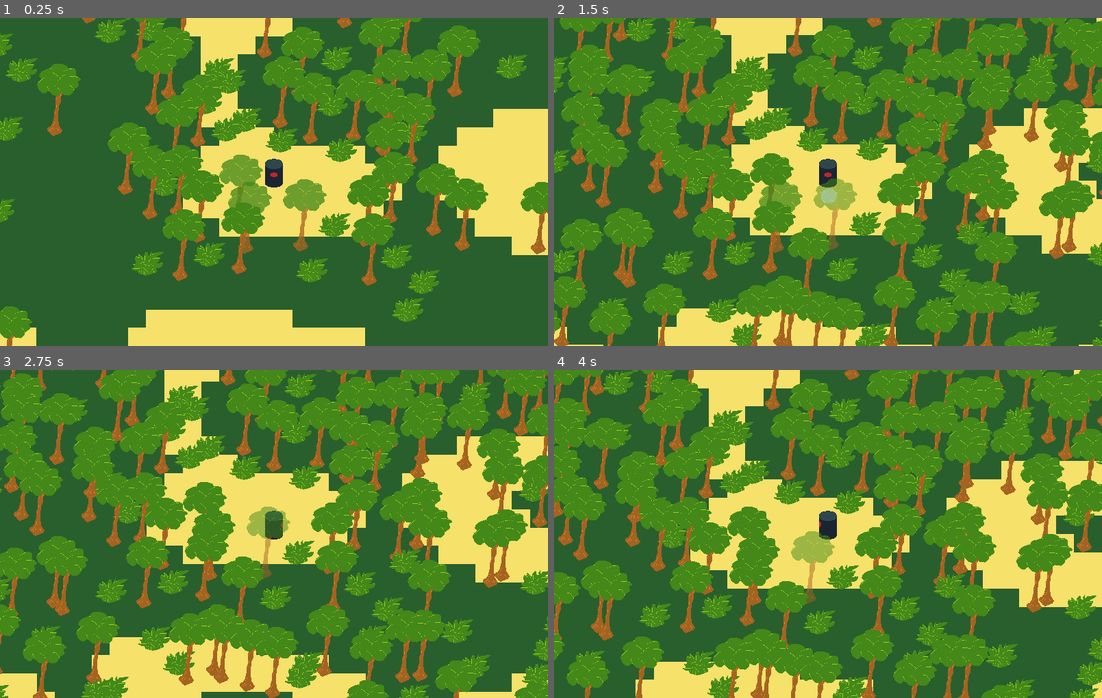
Above: before the commit, frames 1-4 (two rows, left to right).
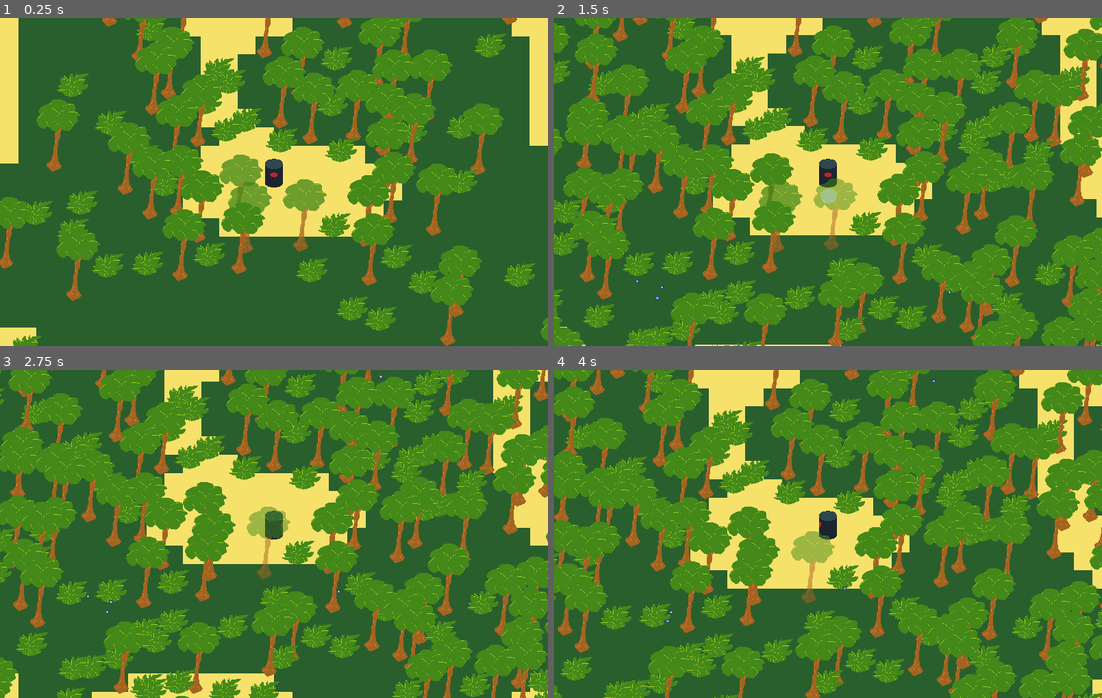
Above: after the commit, the same moments.

Repository: gamkedo-la/Jungle-Adventure
Game: Godot game, scene res://World.tscn
Same seed, same stepped clock (60 frames per second), same inputs: the game is played once before the commit and once after it. The engine's default icon, where the game draws it, is replaced by a stand-in: a white triangle on a blue panel in a dark square.
Inputs:
- Up to frame 1 (0.25 s): no input
- Up to frame 2 (1.5 s): hold Right (ui_right) 0.53-1.28 s; tap C (action) at 0.6, 1.35 s; hold Down (ui_down) from 1.28 s (still down)
- Up to frame 3 (2.75 s): release Down (ui_down) at 2.03 s; hold Right (ui_right) from 2.03 s (still down); tap C (action) at 2.1 s
- Up to frame 4 (4 s): release Right (ui_right) at 2.78 s; hold Up (ui_up) 2.78-3.53 s; tap C (action) at 2.85, 3.6 s; hold Left (ui_left) from 3.53 s (still down)

The runs differ from the first frame. In frame 1, 22% of the frame differs, in the area x 0-100%, y 0-100%; in frame 2, 35%; in frame 3, 39%; in frame 4, 36%.

Commit message:
First pass Boid-based animal AI, hook animal spawning/deletion into room generation.

Diff:
--- a/Room.gd
+++ b/Room.gd
@@ -6,11 +6,16 @@
 
 const DIRECTION = [Vector2.LEFT, Vector2.UP, Vector2.RIGHT, Vector2.DOWN]
 const TREE_FREQUENCY = 50
+const MAX_ANIMALS := 5
+const ANIMAL_SPAWN_CHANCE := 0.5
+const ANIMAL_SPAWN_RADIUS := 25.0
 const CELL_SIZE = 64
 const ROOM_WIDTH = 18
 const ROOM_HEIGHT = 12
 const ROOM_WIDTH_PX = ROOM_WIDTH*CELL_SIZE
 const ROOM_HEIGHT_PX = ROOM_HEIGHT*CELL_SIZE
+
+const AnimalScene: PackedScene = preload("res://Wildlife/Animal.tscn")
 
 export var permanent = false;
 export var available_nodes = {
@@ -23,6 +28,7 @@
 
 var room_position = Vector2.ZERO
 var _members = {}
+var _animal_members = []
 
 onready var tileMap = $TileMap
 onready var forMemberBranch = $ForMemberBranch
@@ -41,6 +47,16 @@
 			yield(get_tree(), "physics_frame")
 
 
+	var animal_spawn_area = Vector2(rng.randi_range(0, ROOM_WIDTH), rng.randi_range(0, ROOM_HEIGHT))
+	for i in range(0, MAX_ANIMALS):
+		if randf() > ANIMAL_SPAWN_CHANCE:
+			var animal = AnimalScene.instance()
+			_animal_members.append(animal)
+			var random_offset = Vector2.RIGHT.rotated(deg2rad(randf() * 360.0)).normalized() * (randf() * ANIMAL_SPAWN_RADIUS)
+			animal.position = position + animal_spawn_area + random_offset
+			branch_for_members.call_deferred("add_child", animal)
+
+
 func find_this_room(branch_for_members):
 	for new_member in forMemberBranch.get_children():
 		forMemberBranch.remove_child(new_member)
@@ -57,6 +73,11 @@
 		_members[i].queue_free()
 		yield(get_tree(), "physics_frame")
 	_members.clear()
+
+	for animal in _animal_members:
+		animal.room_removed()
+	_animal_members.clear()
+
 	queue_free()
 
 
--- /dev/null
+++ b/TestScenes/FishTankTest.tscn
@@ -0,0 +1,464 @@
+[gd_scene load_steps=3 format=2]
+
+[ext_resource path="res://Wildlife/Animal.tscn" type="PackedScene" id=1]
+
+[sub_resource type="RectangleShape2D" id=1]
+extents = Vector2( 50, 10 )
+
+[node name="FishTank" type="Node2D"]
+
+[node name="Animal" parent="." instance=ExtResource( 1 )]
+position = Vector2( 256.289, 177.534 )
+
+[node name="Animal2" parent="." instance=ExtResource( 1 )]
+position = Vector2( 491.744, 141.757 )
+
+[node name="Animal3" parent="." instance=ExtResource( 1 )]
+position = Vector2( 378.289, 207.534 )
+
+[node name="Animal4" parent="." instance=ExtResource( 1 )]
+position = Vector2( 690.588, 347.638 )
+
+[node name="Animal9" parent="." instance=ExtResource( 1 )]
+position = Vector2( 724.98, 217.851 )
+
+[node name="Animal10" parent="." instance=ExtResource( 1 )]
+position = Vector2( 960.435, 182.075 )
+
+[node name="Animal11" parent="." instance=ExtResource( 1 )]
+position = Vector2( 846.98, 247.851 )
+
+[node name="Animal12" parent="." instance=ExtResource( 1 )]
+position = Vector2( 1159.28, 387.955 )
+
+[node name="Animal5" parent="." instance=ExtResource( 1 )]
+position = Vector2( 354.352, 539.134 )
+
+[node name="Animal6" parent="." instance=ExtResource( 1 )]
+position = Vector2( 374.289, 101.534 )
+
+[node name="Animal7" parent="." instance=ExtResource( 1 )]
+position = Vector2( 994.188, 443.351 )
+
+[node name="Animal13" parent="." instance=ExtResource( 1 )]
+position = Vector2( 588.471, 290.23 )
+
+[node name="Animal14" parent="." instance=ExtResource( 1 )]
+position = Vector2( 900.77, 430.334 )
+
+[node name="Animal15" parent="." instance=ExtResource( 1 )]
+position = Vector2( 95.8432, 581.512 )
+
+[node name="Animal16" parent="." instance=ExtResource( 1 )]
+position = Vector2( 115.78, 143.912 )
+
+[node name="Animal18" parent="." instance=ExtResource( 1 )]
+position = Vector2( 468.516, 665.19 )
+
+[node name="Animal19" parent="." instance=ExtResource( 1 )]
+position = Vector2( 488.453, 227.59 )
+
+[node name="Animal20" parent="." instance=ExtResource( 1 )]
+position = Vector2( 1108.35, 569.407 )
+
+[node name="Animal21" parent="." instance=ExtResource( 1 )]
+position = Vector2( 702.635, 416.286 )
+
+[node name="Animal22" parent="." instance=ExtResource( 1 )]
+position = Vector2( 1014.93, 556.39 )
+
+[node name="Animal23" parent="." instance=ExtResource( 1 )]
+position = Vector2( 210.007, 707.568 )
+
+[node name="Animal24" parent="." instance=ExtResource( 1 )]
+position = Vector2( 229.944, 269.968 )
+
+[node name="Animal17" parent="." instance=ExtResource( 1 )]
+position = Vector2( 735.679, 485.729 )
+
+[node name="Animal8" parent="." instance=ExtResource( 1 )]
+position = Vector2( 836.629, 599.294 )
+
+[node name="StaticBody2D11" type="StaticBody2D" parent="."]
+position = Vector2( 255.576, 750.341 )
+rotation = 1.57079
+
+[node name="CollisionShape2D4" type="CollisionShape2D" parent="StaticBody2D11"]
+rotation = 1.57079
+shape = SubResource( 1 )
+
+[node name="StaticBody2D55" type="StaticBody2D" parent="."]
+position = Vector2( 399.663, 307.485 )
+rotation = 1.57079
+
+[node name="CollisionShape2D4" type="CollisionShape2D" parent="StaticBody2D55"]
+rotation = 1.57079
+shape = SubResource( 1 )
+
+[node name="StaticBody2D56" type="StaticBody2D" parent="."]
+position = Vector2( 397.544, 364.696 )
+rotation = 1.57079
+
+[node name="CollisionShape2D4" type="CollisionShape2D" parent="StaticBody2D56"]
+rotation = 1.57079
+shape = SubResource( 1 )
+
+[node name="StaticBody2D57" type="StaticBody2D" parent="."]
+position = Vector2( 397.544, 343.507 )
+rotation = 1.57079
+
+[node name="CollisionShape2D4" type="CollisionShape2D" parent="StaticBody2D57"]
+rotation = 1.57079
+shape = SubResource( 1 )
+
+[node name="StaticBody2D58" type="StaticBody2D" parent="."]
+position = Vector2( 397.544, 326.555 )
+rotation = 1.57079
+
+[node name="CollisionShape2D4" type="CollisionShape2D" parent="StaticBody2D58"]
+rotation = 1.57079
+shape = SubResource( 1 )
+
+[node name="StaticBody2D27" type="StaticBody2D" parent="."]
+position = Vector2( 350.278, 750.341 )
+rotation = 1.57079
+
+[node name="CollisionShape2D4" type="CollisionShape2D" parent="StaticBody2D27"]
+rotation = 1.57079
+shape = SubResource( 1 )
+
+[node name="StaticBody2D28" type="StaticBody2D" parent="."]
+position = Vector2( 446.875, 753.704 )
+rotation = 1.57079
+
+[node name="CollisionShape2D4" type="CollisionShape2D" parent="StaticBody2D28"]
+rotation = 1.57079
+shape = SubResource( 1 )
+
+[node name="StaticBody2D29" type="StaticBody2D" parent="."]
+position = Vector2( 542.524, 757.832 )
+rotation = 1.57079
+
+[node name="CollisionShape2D4" type="CollisionShape2D" parent="StaticBody2D29"]
+rotation = 1.57079
+shape = SubResource( 1 )
+
+[node name="StaticBody2D30" type="StaticBody2D" parent="."]
+position = Vector2( 638.174, 757.068 )
+rotation = 1.57079
+
+[node name="CollisionShape2D4" type="CollisionShape2D" parent="StaticBody2D30"]
+rotation = 1.57079
+shape = SubResource( 1 )
+
+[node name="StaticBody2D40" type="StaticBody2D" parent="."]
+position = Vector2( 734.065, 758.566 )
+rotation = 1.57079
+
+[node name="CollisionShape2D4" type="CollisionShape2D" parent="StaticBody2D40"]
+rotation = 1.57079
+shape = SubResource( 1 )
+
+[node name="StaticBody2D41" type="StaticBody2D" parent="."]
+position = Vector2( 825.462, 761.563 )
+rotation = 1.57079
+
+[node name="CollisionShape2D4" type="CollisionShape2D" parent="StaticBody2D41"]
+rotation = 1.57079
+shape = SubResource( 1 )
+
+[node name="StaticBody2D42" type="StaticBody2D" parent="."]
+position = Vector2( 922.852, 764.559 )
+rotation = 1.57079
+
+[node name="CollisionShape2D4" type="CollisionShape2D" parent="StaticBody2D42"]
+rotation = 1.57079
+shape = SubResource( 1 )
+
+[node name="StaticBody2D43" type="StaticBody2D" parent="."]
+position = Vector2( 1020.24, 770.552 )
+rotation = 1.57079
+
+[node name="CollisionShape2D4" type="CollisionShape2D" parent="StaticBody2D43"]
+rotation = 1.57079
+shape = SubResource( 1 )
+
+[node name="StaticBody2D44" type="StaticBody2D" parent="."]
+position = Vector2( 1117.63, 764.559 )
+rotation = 1.57079
+
+[node name="CollisionShape2D4" type="CollisionShape2D" parent="StaticBody2D44"]
+rotation = 1.57079
+shape = SubResource( 1 )
+
+[node name="StaticBody2D45" type="StaticBody2D" parent="."]
+position = Vector2( 1215.02, 761.563 )
+rotation = 1.57079
+
+[node name="CollisionShape2D4" type="CollisionShape2D" parent="StaticBody2D45"]
+rotation = 1.57079
+shape = SubResource( 1 )
+
+[node name="StaticBody2D31" type="StaticBody2D" parent="."]
+position = Vector2( 447.687, 4.76074 )
+rotation = 1.57079
+
+[node name="CollisionShape2D4" type="CollisionShape2D" parent="StaticBody2D31"]
+rotation = 1.57079
+shape = SubResource( 1 )
+
+[node name="StaticBody2D32" type="StaticBody2D" parent="."]
+position = Vector2( 9.89465, 432.379 )
+rotation = 3.14159
+
+[node name="CollisionShape2D4" type="CollisionShape2D" parent="StaticBody2D32"]
+rotation = 1.57079
+shape = SubResource( 1 )
+
+[node name="StaticBody2D33" type="StaticBody2D" parent="."]
+position = Vector2( 1284.54, 41.3482 )
+rotation = 3.14159
+
+[node name="CollisionShape2D4" type="CollisionShape2D" parent="StaticBody2D33"]
+rotation = 1.57079
+shape = SubResource( 1 )
+
+[node name="StaticBody2D34" type="StaticBody2D" parent="."]
+position = Vector2( 1290.61, 133.847 )
+rotation = 3.14159
+
+[node name="CollisionShape2D4" type="CollisionShape2D" parent="StaticBody2D34"]
+rotation = 1.57079
+shape = SubResource( 1 )
+
+[node name="StaticBody2D35" type="StaticBody2D" parent="."]
+position = Vector2( 1283.88, 233.073 )
+rotation = 3.14159
+
+[node name="CollisionShape2D4" type="CollisionShape2D" parent="StaticBody2D35"]
+rotation = 1.57079
+shape = SubResource( 1 )
+
+[node name="StaticBody2D36" type="StaticBody2D" parent="."]
+position = Vector2( 1285.57, 323.89 )
+rotation = 3.14159
+
+[node name="CollisionShape2D4" type="CollisionShape2D" parent="StaticBody2D36"]
+rotation = 1.57079
+shape = SubResource( 1 )
+
+[node name="StaticBody2D37" type="StaticBody2D" parent="."]
+position = Vector2( 1283.88, 414.706 )
+rotation = 3.14159
+
+[node name="CollisionShape2D4" type="CollisionShape2D" parent="StaticBody2D37"]
+rotation = 1.57079
+shape = SubResource( 1 )
+
+[node name="StaticBody2D46" type="StaticBody2D" parent="."]
+position = Vector2( 1282.39, 510.598 )
+rotation = 3.14159
+
+[node name="CollisionShape2D4" type="CollisionShape2D" parent="StaticBody2D46"]
+rotation = 1.57079
+shape = SubResource( 1 )
+
+[node name="StaticBody2D47" type="StaticBody2D" parent="."]
+position = Vector2( 1282.39, 593.005 )
+rotation = 3.14159
+
+[node name="CollisionShape2D4" type="CollisionShape2D" parent="StaticBody2D47"]
+rotation = 1.57079
+shape = SubResource( 1 )
+
+[node name="StaticBody2D48" type="StaticBody2D" parent="."]
+position = Vector2( 1282.39, 679.907 )
+rotation = 3.14159
+
+[node name="CollisionShape2D4" type="CollisionShape2D" parent="StaticBody2D48"]
+rotation = 1.57079
+shape = SubResource( 1 )
+
+[node name="StaticBody2D49" type="StaticBody2D" parent="."]
+position = Vector2( 1277.89, 718.863 )
+rotation = 3.14159
+
+[node name="CollisionShape2D4" type="CollisionShape2D" parent="StaticBody2D49"]
+rotation = 1.57079
+shape = SubResource( 1 )
+
+[node name="StaticBody2D12" type="StaticBody2D" parent="."]
+position = Vector2( 157.985, 752.86 )
+rotation = 1.57079
+
+[node name="CollisionShape2D4" type="CollisionShape2D" parent="StaticBody2D12"]
+rotation = 1.57079
+shape = SubResource( 1 )
+
+[node name="StaticBody2D13" type="StaticBody2D" parent="."]
+position = Vector2( 59.0992, 753.337 )
+rotation = 1.57079
+
+[node name="CollisionShape2D4" type="CollisionShape2D" parent="StaticBody2D13"]
+rotation = 1.57079
+shape = SubResource( 1 )
+
+[node name="StaticBody2D19" type="StaticBody2D" parent="."]
+position = Vector2( 64.1389, 2.70593 )
+rotation = 1.57079
+
+[node name="CollisionShape2D4" type="CollisionShape2D" parent="StaticBody2D19"]
+rotation = 1.57079
+shape = SubResource( 1 )
+
+[node name="StaticBody2D20" type="StaticBody2D" parent="."]
+position = Vector2( 159.346, 2.07385 )
+rotation = 1.57079
+
+[node name="CollisionShape2D4" type="CollisionShape2D" parent="StaticBody2D20"]
+rotation = 1.57079
+shape = SubResource( 1 )
+
+[node name="StaticBody2D21" type="StaticBody2D" parent="."]
+position = Vector2( 255.194, -1.69318 )
+rotation = 1.57079
+
+[node name="CollisionShape2D4" type="CollisionShape2D" parent="StaticBody2D21"]
+rotation = 1.57079
+shape = SubResource( 1 )
+
+[node name="StaticBody2D22" type="StaticBody2D" parent="."]
+position = Vector2( 353.485, 4.59363 )
+rotation = 1.57079
+
+[node name="CollisionShape2D4" type="CollisionShape2D" parent="StaticBody2D22"]
+rotation = 1.57079
+shape = SubResource( 1 )
+
+[node name="StaticBody2D23" type="StaticBody2D" parent="."]
+position = Vector2( 539.423, 4.59369 )
+rotation = 1.57079
+
+[node name="CollisionShape2D4" type="CollisionShape2D" parent="StaticBody2D23"]
+rotation = 1.57079
+shape = SubResource( 1 )
+
+[node name="StaticBody2D24" type="StaticBody2D" parent="."]
+position = Vector2( 628.327, 1.45026 )
+rotation = 1.57079
+
+[node name="CollisionShape2D4" type="CollisionShape2D" parent="StaticBody2D24"]
+rotation = 1.57079
+shape = SubResource( 1 )
+
+[node name="StaticBody2D50" type="StaticBody2D" parent="."]
+position = Vector2( 718.939, 1.45026 )
+rotation = 1.57079
+
+[node name="CollisionShape2D4" type="CollisionShape2D" parent="StaticBody2D50"]
+rotation = 1.57079
+shape = SubResource( 1 )
+
+[node name="StaticBody2D51" type="StaticBody2D" parent="."]
+position = Vector2( 813.326, 1.45026 )
+rotation = 1.57079
+
+[node name="CollisionShape2D4" type="CollisionShape2D" parent="StaticBody2D51"]
+rotation = 1.57079
+shape = SubResource( 1 )
+
+[node name="StaticBody2D52" type="StaticBody2D" parent="."]
+position = Vector2( 909.601, 1.45026 )
+rotation = 1.57079
+
+[node name="CollisionShape2D4" type="CollisionShape2D" parent="StaticBody2D52"]
+rotation = 1.57079
+shape = SubResource( 1 )
+
+[node name="StaticBody2D53" type="StaticBody2D" parent="."]
+position = Vector2( 1009.65, 1.45026 )
+rotation = 1.57079
+
+[node name="CollisionShape2D4" type="CollisionShape2D" parent="StaticBody2D53"]
+rotation = 1.57079
+shape = SubResource( 1 )
+
+[node name="StaticBody2D54" type="StaticBody2D" parent="."]
+position = Vector2( 1073.84, 1.45026 )
+rotation = 1.57079
+
+[node name="CollisionShape2D4" type="CollisionShape2D" parent="StaticBody2D54"]
+rotation = 1.57079
+shape = SubResource( 1 )
+
+[node name="StaticBody2D25" type="StaticBody2D" parent="."]
+position = Vector2( 1143.87, 0.186066 )
+rotation = 1.57079
+
+[node name="CollisionShape2D4" type="CollisionShape2D" parent="StaticBody2D25"]
+rotation = 1.57079
+shape = SubResource( 1 )
+
+[node name="StaticBody2D26" type="StaticBody2D" parent="."]
+position = Vector2( 1233.35, 2.7059 )
+rotation = 1.57079
+
+[node name="CollisionShape2D4" type="CollisionShape2D" parent="StaticBody2D26"]
+rotation = 1.57079
+shape = SubResource( 1 )
+
+[node name="StaticBody2D14" type="StaticBody2D" parent="."]
+position = Vector2( 8.70239, 620.067 )
+rotation = 3.14159
+
+[node name="CollisionShape2D4" type="CollisionShape2D" parent="StaticBody2D14"]
+rotation = 1.57079
+shape = SubResource( 1 )
+
+[node name="StaticBody2D39" type="StaticBody2D" parent="."]
+position = Vector2( 9.96231, 715.821 )
+rotation = 3.14159
+
+[node name="CollisionShape2D4" type="CollisionShape2D" parent="StaticBody2D39"]
+rotation = 1.57079
+shape = SubResource( 1 )
+
+[node name="StaticBody2D15" type="StaticBody2D" parent="."]
+position = Vector2( 7.44247, 530.613 )
+rotation = 3.14159
+
+[node name="CollisionShape2D4" type="CollisionShape2D" parent="StaticBody2D15"]
+rotation = 1.57079
+shape = SubResource( 1 )
+
+[node name="StaticBody2D16" type="StaticBody2D" parent="."]
+position = Vector2( 7.90042, 334.752 )
+rotation = 3.14159
+
+[node name="CollisionShape2D4" type="CollisionShape2D" parent="StaticBody2D16"]
+rotation = 1.57079
+shape = SubResource( 1 )
+
+[node name="StaticBody2D17" type="StaticBody2D" parent="."]
+position = Vector2( 8.19815, 237.601 )
+rotation = 3.14159
+
+[node name="CollisionShape2D4" type="CollisionShape2D" parent="StaticBody2D17"]
+rotation = 1.57079
+shape = SubResource( 1 )
+
+[node name="StaticBody2D18" type="StaticBody2D" parent="."]
+position = Vector2( 8.0361, 48.1143 )
+rotation = 3.14159
+
+[node name="CollisionShape2D4" type="CollisionShape2D" parent="StaticBody2D18"]
+rotation = 1.57079
+shape = SubResource( 1 )
+
+[node name="StaticBody2D38" type="StaticBody2D" parent="."]
+position = Vector2( 8.0361, 145.768 )
+rotation = 3.14159
+
+[node name="CollisionShape2D4" type="CollisionShape2D" parent="StaticBody2D38"]
+rotation = 1.57079
+shape = SubResource( 1 )
--- a/TestScenes/TylerTest.tscn
+++ b/TestScenes/TylerTest.tscn
@@ -91,6 +91,7 @@
 tile_data = PoolIntArray( 0, 0, 0, 1, 0, 0, 2, 0, 0, 3, 0, 0, 4, 0, 0, 5, 1, 0, 6, 1, 0, 7, 0, 0, 8, 0, 0, 9, 0, 0, 10, …(2831 unchanged characters)…
 
 [node name="CollisionShape2D" parent="RoomGenerator/BranchForRooms/StartingRoom" index="1"]
+position = Vector2( 577.888, 384 )
 shape = SubResource( 4 )
 
 [node name="Temp-Tree" parent="RoomGenerator/BranchForRooms/StartingRoom/ForMemberBranch" index="0" instance=ExtResource( 6 )]
--- /dev/null
+++ b/Utils.gd
@@ -0,0 +1,28 @@
+extends Node
+
+const DRAW_DEBUG := false
+
+# Strict typing in the Utils class, as it's shared functionality that we should establish strict api's for
+
+func _construct_query_params(shape: Shape2D, transform: Transform2D, mask: int = 1, exclude: Array = []) -> Physics2DShapeQueryParameters:
+	var query := Physics2DShapeQueryParameters.new()
+	query.collide_with_areas = true
+	query.set_shape(shape)
+	query.set_transform(transform)
+	query.exclude = exclude
+	query.collision_layer = mask
+	return query
+
+# Cast the shape at the origin of transform, detecting collisions based on mask.
+# Return true if hit detected, false otherwise
+func shape_cast_hit(shape: Shape2D, transform: Transform2D, mask: int = 1) -> bool:
+	var shape_result := shape_cast_get_result(shape, transform, mask)
+	return shape_result != null && shape_result.size() != 0
+
+# Cast the shape at the origin of transform, detecting collisions based on mask, excluding some objects.
+# Returns an array of dictionaries containing collision data
+func shape_cast_get_result(shape: Shape2D, transform: Transform2D, mask: int = 1, exclude: Array = []) -> Array:
+	var space_state:Physics2DDirectSpaceState = get_tree().current_scene.get_world_2d().direct_space_state
+	var query := _construct_query_params(shape, transform, mask, exclude)
+	var shape_result := space_state.intersect_shape(query)
+	return shape_result
--- /dev/null
+++ b/Wildlife/Animal.gd
@@ -0,0 +1,59 @@
+extends Area2D
+class_name Animal
+
+enum {
+	IDLE,
+	WANDER,
+	FLEE
+}
+
+onready var steering_controller = $SteeringController
+onready var animation_player = $AnimationPlayer
+
+var MAX_SPEED = 2.5
+var MIN_SPEED = 1.0
+
+var velocity = Vector2.ZERO
+var knockback = Vector2.ZERO
+
+var on_screen = false
+var should_free = false
+
+
+# Called when the node enters the scene tree for the first time.
+func _ready():
+	randomize()
+	velocity = Vector2(rand_range(-1.0, 1.0), rand_range(-1.0, 1.0)).normalized() * MAX_SPEED
+	# World, other fish
+	var mask_bit = 1 | (1 << 4)
+	steering_controller.set_mask(mask_bit)
+
+func _process(delta):
+	velocity = steering_controller.get_target_velocity(velocity)
+	if abs(velocity.length()) < MIN_SPEED:
+		velocity = velocity.normalized() * MIN_SPEED
+	elif abs(velocity.length()) > MAX_SPEED:
+		velocity = velocity.normalized() * MAX_SPEED
+	position += velocity
+	update()
+
+
+func _draw():
+	if Utils.DRAW_DEBUG:
+		draw_line(Vector2.ZERO, (velocity * 10.0), Color.green)
+
+func room_removed():
+	if on_screen == false:
+		queue_free()
+	else:
+		should_free = true
+
+
+func _on_VisibilityNotifier2D_screen_entered():
+	on_screen = true
+
+
+func _on_VisibilityNotifier2D_screen_exited():
+	on_screen = false
+	if should_free:
+		queue_free()
--- /dev/null
+++ b/Wildlife/Animal.tscn
@@ -0,0 +1,30 @@
+[gd_scene load_steps=5 format=2]
+
+[ext_resource path="res://icon.png" type="Texture" id=1]
+[ext_resource path="res://Wildlife/Animal.gd" type="Script" id=2]
+[ext_resource path="res://Wildlife/SteeringController.gd" type="Script" id=3]
+
+[sub_resource type="CircleShape2D" id=1]
+
+[node name="Animal" type="Area2D"]
+collision_layer = 16
+collision_mask = 0
+script = ExtResource( 2 )
+
+[node name="Sprite" type="Sprite" parent="."]
+scale = Vector2( 0.2, 0.2 )
+texture = ExtResource( 1 )
+
+[node name="CollisionShape2D" type="CollisionShape2D" parent="."]
+shape = SubResource( 1 )
+
+[node name="AnimationPlayer" type="AnimationPlayer" parent="."]
+
+[node name="SteeringController" type="Node2D" parent="."]
+script = ExtResource( 3 )
+
+[node name="VisibilityNotifier2D" type="VisibilityNotifier2D" parent="."]
+position = Vector2( -39.7298, -40.2596 )
+rect = Rect2( 0, 0, 80, 80 )
+[connection signal="screen_entered" from="VisibilityNotifier2D" to="." method="_on_VisibilityNotifier2D_screen_entered"]
+[connection signal="screen_exited" from="VisibilityNotifier2D" to="." method="_on_VisibilityNotifier2D_screen_exited"]
--- /dev/null
+++ b/Wildlife/AnimalSteeringNeighborSearch.tres
@@ -0,0 +1,4 @@
+[gd_resource type="CircleShape2D" format=2]
+
+[resource]
+resource_local_to_scene = true
--- /dev/null
+++ b/Wildlife/SteeringController.gd
@@ -0,0 +1,74 @@
+extends Node2D
+
+# Let's do something boids-like http://www.kfish.org/boids/pseudocode.html
+# We aren't using a singleton to orchestrate though, let's just have each animal make its own calculations, there should never be that many
+const NeighorSearchShape: CircleShape2D = preload("res://Wildlife/AnimalSteeringNeighborSearch.tres")
+var neighbor_search_radius := 100 setget set_radius
+
+var center_of_mass_strength = 0.0001
+
+var keep_distance_radius = 10.0
+var match_velocity_strength = 0.05
+
+var mask := 0 setget set_mask
+var last_seen = []
+
+
+func _ready():
+	NeighorSearchShape.radius = neighbor_search_radius
+
+func _draw():
+	if Utils.DRAW_DEBUG:
+		draw_circle(Vector2.ZERO, keep_distance_radius, Color(0, 0, 0, 0.25))
+		for neighbor in last_seen:
+			draw_line(Vector2.ZERO, (neighbor.position - get_parent().position), Color.red)
+
+func set_mask(value: int) -> void:
+	mask = value
+
+func set_radius(value: int) -> void:
+	neighbor_search_radius = value
+	NeighorSearchShape.radius = neighbor_search_radius
+
+func get_target_velocity(current_velocity: Vector2) -> Vector2:
+	last_seen = []
+	update()
+	var collisions = Utils.shape_cast_get_result(NeighorSearchShape, get_parent().transform, self.mask, [get_parent()])
+	if  collisions == null || collisions.size() == 0:
+		return current_velocity
+
+
+
+	var center_of_mass = Vector2.ZERO
+	var keep_distance = Vector2.ZERO
+	var match_velocity = Vector2.ZERO
+
+	var neigbor_count = 0
+	for collision in collisions:
+		var neighbor = collision.collider
+		# Don't want to mess with layers, collisions, etc.
+		if neighbor != null and neighbor.name.find("Bush") != -1:
+			continue;
+
+		last_seen.append(neighbor)
+		# rule 1
+		if neighbor is Animal:
+			neigbor_count += 1
+			center_of_mass += neighbor.position
+
+		# rule 2
+		if neighbor.position.distance_to(get_parent().position) < keep_distance_radius:
+			keep_distance -= (neighbor.position  - get_parent().position)
+
+		# rule 3
+		if neighbor is Animal:
+			match_velocity += neighbor.velocity
+
+	if neigbor_count > 0:
+		center_of_mass /= float(neigbor_count)
+		match_velocity /= float(neigbor_count)
+
+	center_of_mass = (center_of_mass - get_parent().position) * center_of_mass_strength
+	match_velocity = (match_velocity - get_parent().velocity) * match_velocity_strength
+
+	return current_velocity + center_of_mass + keep_distance + match_velocity
--- a/project.godot
+++ b/project.godot
@@ -8,9 +8,14 @@
 
 config_version=4
 
-_global_script_classes=[  ]
+_global_script_classes=[ {
+"base": "Area2D",
+"class": "Animal",
+"language": "GDScript",
+"path": "res://Wildlife/Animal.gd"
+} ]
 _global_script_class_icons={
-
+"Animal": ""
 }
 
 [application]
@@ -18,6 +23,10 @@
 config/name="Jungle Adventure"
 run/main_scene="res://World.tscn"
 config/icon="res://icon.png"
+
+[autoload]
+
+Utils="*res://Utils.gd"
 
 [debug]
 
@@ -78,6 +87,7 @@
 2d_physics/layer_2="Player"
 2d_physics/layer_3="HitBox"
 2d_physics/layer_4="StrikeBox"
+2d_physics/layer_5="Animals"
 
 [rendering]
 
